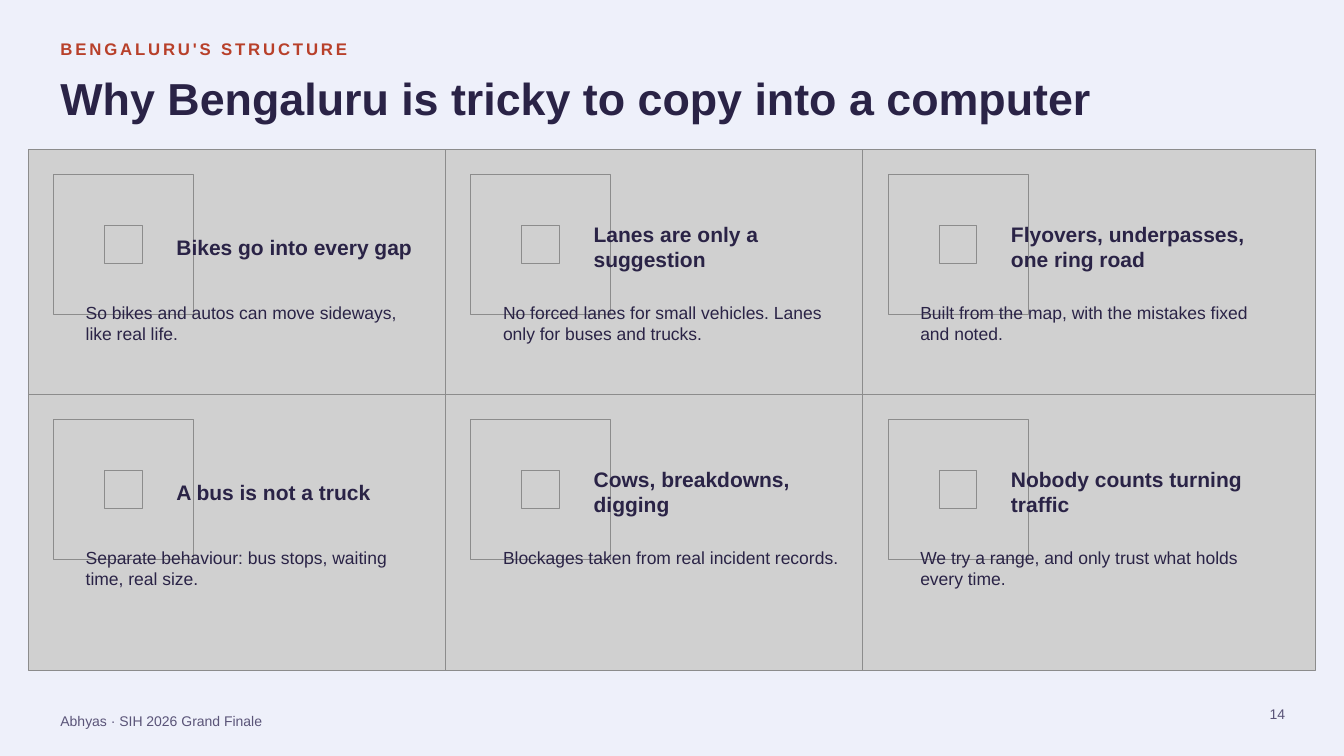
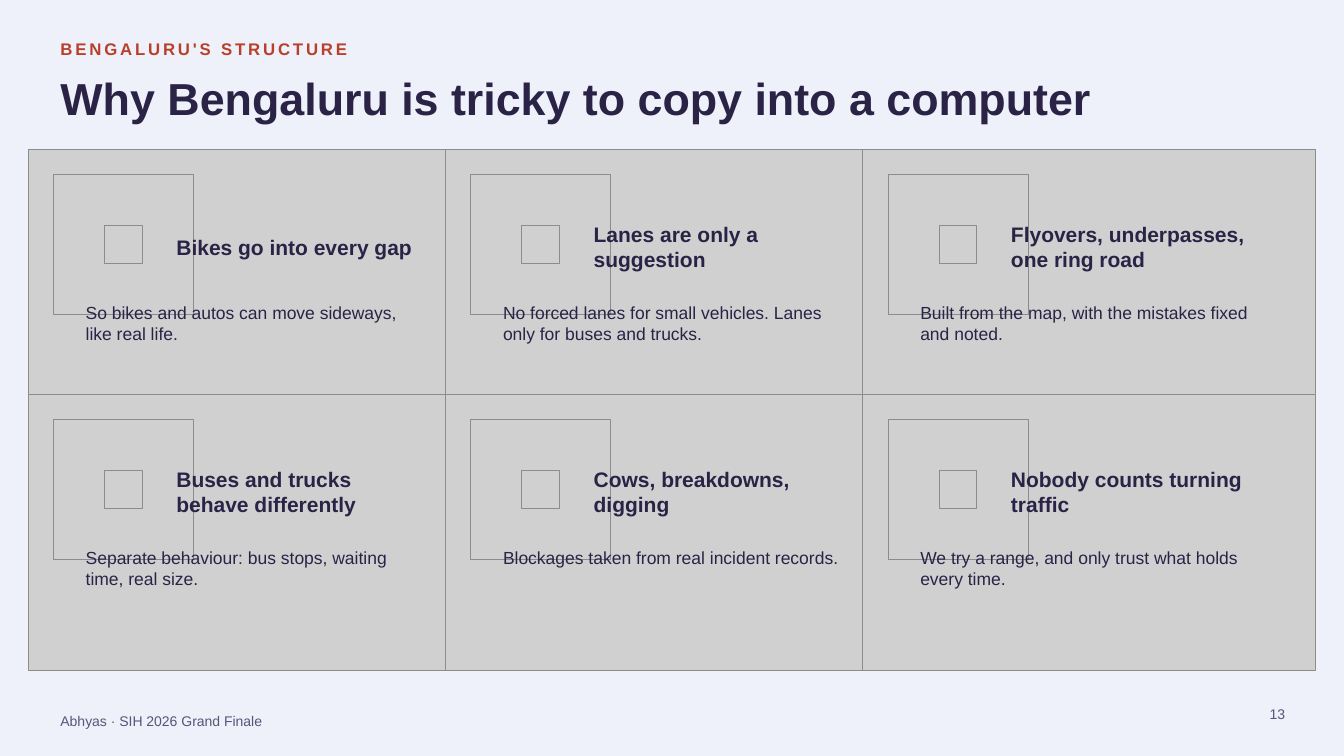
Before and after one commit to UnKnownnPasta/Abhyas, a slide deck: slide 13 of presentation/Abhyas_SIH2026_Finale.pptx (slide 14 before the commit). Drawn at 1344x756 pixels with LibreOffice and Linux fonts; fonts in the diff are those of the drawing; grey boxes stand for pictures. Boxes give left, top, right and bottom in pixels: in the first picture for what was removed or moved away, otherwise in the second. Text is boxed around its words. In the diff, an @@ line names an element or a change of style, - is before the commit and + after.

```diff
--- a/presentation/Abhyas_SIH2026_Finale.pptx
+++ b/presentation/Abhyas_SIH2026_Finale.pptx
@@ text at box(176, 471, 355, 517): text changed @@
-A bus is not a truck
+Buses and trucks behave differently
@@ page number at box(1270, 709, 1286, 719): text changed @@
-14
+13
```
Also in this commit, not shown: 9 other slides changed, 1 slide removed.
